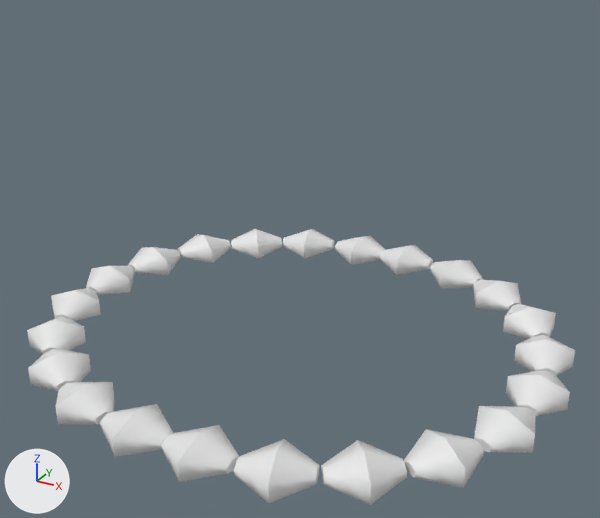
The FBX model CR4VE/CR4VE/CR4VEContent/Assets/Models/kazumisAoE.FBX, before and after one commit.
Camera for both pictures: a 50 mm lens placed at (0.181, -0.325, 0.202), pointed at (0.006, -0.008, 0.043). Lighting does not change. The marker at lower left points along +X, +Y and +Z. Where no turn or scale is listed for an object, it has been applied to the vertices.
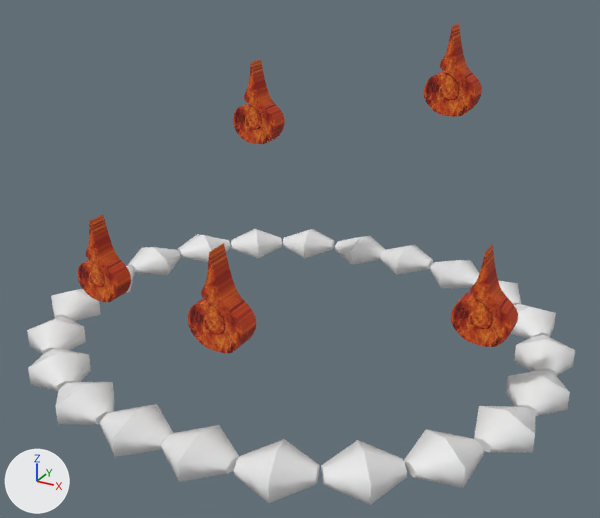
Where the change shows, as pixel boxes (x1, y1, x2, y2) in the pictures (600 x 518 px):
'Feuer2', added (brown)
    after: (188, 243, 256, 353)
'Feuer1', added (brown)
    after: (451, 244, 518, 347)
'Feuer005', added (brown)
    after: (424, 24, 482, 117)
'Feuer003', added (brown)
    after: (77, 215, 131, 302)
'Feuer004', added (brown)
    after: (233, 59, 285, 144)

What the commit changed:
Picture 'fire_1024x1024.jpg' (img_fire_1024x1024_jpg) is new.
Material '08 - Default' (mat_08___default) is new.
Its texture is img_fire_1024x1024_jpg.
Its roughness is 0.859.
Mesh me_feuer1_ncl1_1 is new.
It has 210 vertices, 107 faces and spans x -0.0143..0.0119, y -0.0102..0.0, z -0.0141..0.029.
It uses material mat_08___default (picture img_fire_1024x1024_jpg).
Object 'Feuer1' (ob_feuer1) is new; it shows me_feuer1_ncl1_1.
Its location is (0.0985, -0.0054, 0.0396).
Object 'Feuer003' (ob_feuer003) is new; it shows a copy of me_feuer1_ncl1_1.
Its location is (-0.0891, -0.0332, 0.0277).
Object 'Feuer005' (ob_feuer005) is new; it shows a copy of me_feuer1_ncl1_1.
Its location is (0.0508, 0.0738, 0.1161).
Object 'Feuer004' (ob_feuer004) is new; it shows a copy of me_feuer1_ncl1_1.
Its location is (-0.0491, 0.0536, 0.0935).
Object 'Feuer2' (ob_feuer2) is new; it shows a copy of me_feuer1_ncl1_1.
Its location is (0.012, -0.0765, 0.0485).
